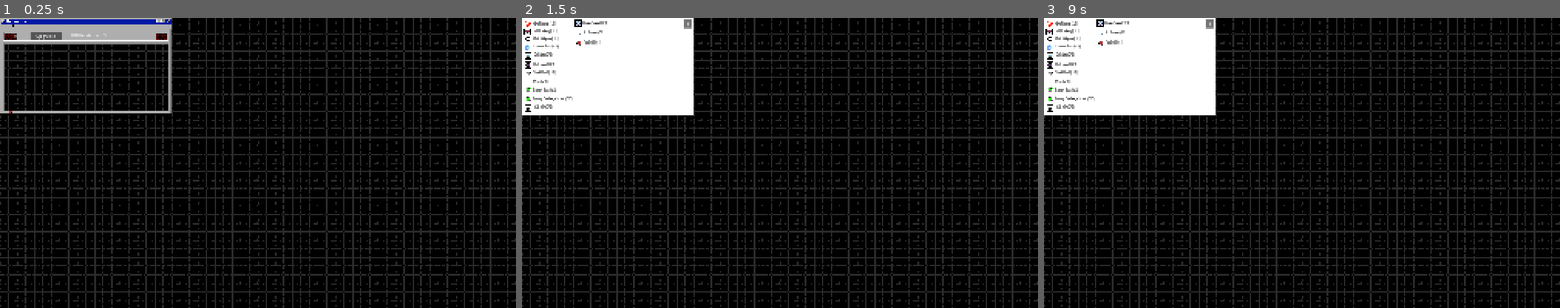
Above: before the commit, frames 1-3 (left to right).
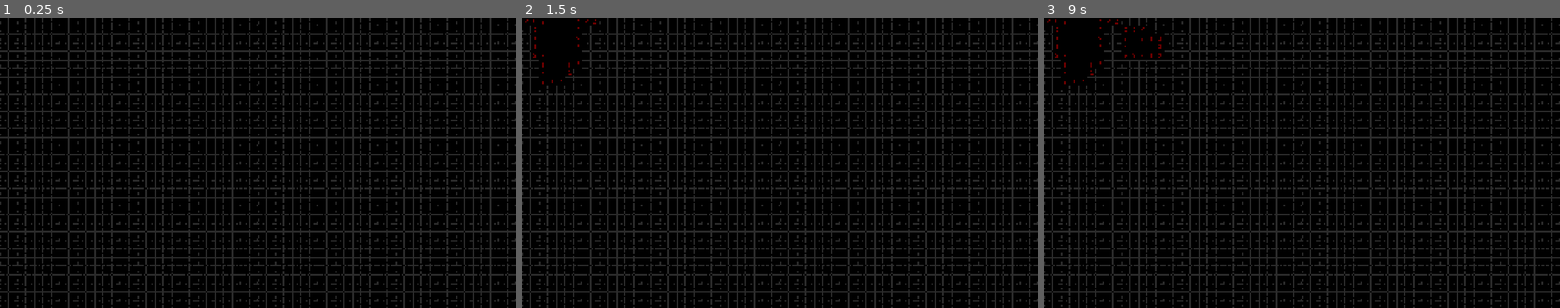
Above: after the commit, the same moments.

Repository: golopogus/overmine_testing
Game: Godot game, scene res://main_scene.tscn
Two runs of this game, one before a commit and one after it. Both use one fixed random seed, a clock stepped at 60 frames per second and the inputs below.
Inputs (mouse positions are in pixels of both pictures, inside the frame that each line leads up to):
- Up to frame 1 (0.25 s): no input
- Up to frame 2 (1.5 s): click (568, 35) at 0.5 s, where only the run before the commit has a clickable "Upgrades"; click (527, 23) at 1.25 s, where only the run before the commit has a clickable "Mine Radius (0/3)"
- Up to frame 3 (9 s): click (1049, 23) at 2 s, where only the run before the commit has a clickable "Mine Radius (1/3)"; click (1049, 23) at 2.75 s, where only the run before the commit has a clickable "Mine Radius (2/3)"; click (1049, 23) at 3.5 s, where only the run before the commit has a clickable "Mine Radius (3/3)"; click (1100, 23) at 4.25 s, where only the run before the commit has a clickable "Drone Speed (0/3)"; click (1100, 23) at 5 s, where only the run before the commit has a clickable "Drone Speed (1/3)"; click (1100, 23) at 5.75 s, where only the run before the commit has a clickable "Drone Speed (2/3)"; click (1100, 23) at 6.5 s, where only the run before the commit has a clickable "Drone Speed (3/3)"; click (1100, 32) at 7.25 s, where only the run before the commit has a clickable "Add Drone (0/1)"; click (1142, 35) at 8 s, where only the run before the commit has a clickable "0"; click (1131, 35) at 8.75 s, where only the run before the commit has a clickable "$"

The runs differ from the first frame. In frame 1, 3.7% of the frame differs, in the area x 0-34%, y 0-34%; in frame 2, 11%; in frame 3, 11%.

Commit message:
backing up

Diff:
--- a/overmine/drone_base.gd
+++ b/overmine/drone_base.gd
@@ -85,7 +85,6 @@
 	#var drone = drone_load.instantiate()
 	var drone = ghoul_load.instantiate()
 	add_child(drone)
-	print(drone)
 	drone.initialize_values(drone_speed,scan_size,battery_size)
 	#child = drone
 
--- a/overmine/ghoul.tscn
+++ b/overmine/ghoul.tscn
@@ -1,5 +1,6 @@
-[gd_scene load_steps=7 format=3 uid="uid://ddephkonack1u"]
+[gd_scene load_steps=8 format=3 uid="uid://ddephkonack1u"]
 
+[ext_resource type="Script" uid="uid://ci5ha2m8iva11" path="res://ghoul.gd" id="1_gbcyq"]
 [ext_resource type="Texture2D" uid="uid://dcudipe58ljx0" path="res://pics/new_pics/ghoul_flying.png" id="1_rsikc"]
 [ext_resource type="Texture2D" uid="uid://bcwth1bh8k0ms" path="res://pics/new_pics/ghoul_diving.png" id="2_gbcyq"]
 
@@ -19,6 +20,18 @@
 "transitions": PackedFloat32Array(1, 1, 1, 1, 1, 1),
 "update": 1,
 "values": [0, 1, 2, 3, 4, 5]
+}
+tracks/1/type = "value"
+tracks/1/imported = false
+tracks/1/enabled = true
+tracks/1/path = NodePath("flying:scale")
+tracks/1/interp = 1
+tracks/1/loop_wrap = true
+tracks/1/keys = {
+"times": PackedFloat32Array(0, 0.3),
+"transitions": PackedFloat32Array(1, 1),
+"update": 0,
+"values": [Vector2(2, 2), Vector2(2, 2)]
 }
 
 [sub_resource type="Animation" id="Animation_xmcmf"]
@@ -47,6 +60,18 @@
 "update": 1,
 "values": [0]
 }
+tracks/2/type = "value"
+tracks/2/imported = false
+tracks/2/enabled = true
+tracks/2/path = NodePath("flying:scale")
+tracks/2/interp = 1
+tracks/2/loop_wrap = true
+tracks/2/keys = {
+"times": PackedFloat32Array(0),
+"transitions": PackedFloat32Array(1),
+"update": 0,
+"values": [Vector2(2, 2)]
+}
 
 [sub_resource type="Animation" id="Animation_ntdwj"]
 resource_name = "diving"
@@ -73,9 +98,9 @@
 }
 
 [node name="ghoul" type="Node2D"]
+script = ExtResource("1_gbcyq")
 
 [node name="flying" type="Sprite2D" parent="."]
-visible = false
 scale = Vector2(2, 2)
 texture = ExtResource("1_rsikc")
 hframes = 6
--- a/overmine/main_scene.gd
+++ b/overmine/main_scene.gd
@@ -531,8 +531,8 @@
 				round_points += 1 * score_mulitplier
 				update_points()
 
-			if tile_dict[pos]['marked'] == true:
-				get_node(node_path).get_child(0).queue_free()
+			#if tile_dict[pos]['marked'] == true:
+				#get_node(node_path).get_child(0).queue_free()
 
 
 		# reveal if tile complete
--- a/overmine/main_scene.tscn
+++ b/overmine/main_scene.tscn
@@ -30,22 +30,22 @@
 [ext_resource type="Texture2D" uid="uid://blsbo0do32j4h" path="res://pics/new_pics/tile_1.png" id="14_gfmxp"]
 [ext_resource type="Texture2D" uid="uid://duxwumlbxtkhy" path="res://pics/warningSix.png" id="14_kv3aw"]
 [ext_resource type="Texture2D" uid="uid://23o4t2xfiv30" path="res://pics/new_pics/mark.png" id="14_q1yuq"]
-[ext_resource type="Texture2D" uid="uid://hkxeu56rviej" path="res://pics/new_pics/1.png" id="14_yj5sn"]
 [ext_resource type="Texture2D" uid="uid://cc48xqo6dcqqm" path="res://pics/new_pics/tile_2.png" id="15_1n88h"]
 [ext_resource type="Texture2D" uid="uid://cbsl0phdd4n5l" path="res://pics/new_pics/mark2.png" id="15_38t8r"]
-[ext_resource type="Texture2D" uid="uid://c35u0rrlcuon6" path="res://pics/new_pics/2.png" id="15_jtbqm"]
 [ext_resource type="Texture2D" uid="uid://vp0ti1w47ymj" path="res://pics/warningSeven.png" id="15_o7u2a"]
-[ext_resource type="Texture2D" uid="uid://duwrj4m4awbm6" path="res://pics/new_pics/3.png" id="16_ek5vw"]
 [ext_resource type="Texture2D" uid="uid://c5xvtrm81utmf" path="res://pics/warningEight.png" id="16_ijoax"]
 [ext_resource type="Texture2D" uid="uid://mmtsfsvrt6e0" path="res://pics/new_pics/mark3.png" id="16_jef5d"]
 [ext_resource type="Texture2D" uid="uid://mo1s5lbrxon3" path="res://pics/new_pics/tile_3.png" id="16_opjno"]
-[ext_resource type="Texture2D" uid="uid://4pb14n6b1o65" path="res://pics/new_pics/4.png" id="17_jip8q"]
-[ext_resource type="Texture2D" uid="uid://cfly8ka71a246" path="res://pics/new_pics/5.png" id="18_euc68"]
-[ext_resource type="Texture2D" uid="uid://b5nsaddkkbklg" path="res://pics/new_pics/6.png" id="19_38t8r"]
-[ext_resource type="Texture2D" uid="uid://bknc0bwpwdh0y" path="res://pics/new_pics/7.png" id="20_jef5d"]
-[ext_resource type="Texture2D" uid="uid://dyjlfd12a2hde" path="res://pics/new_pics/8.png" id="21_q1yuq"]
+[ext_resource type="Texture2D" uid="uid://cdgd7g28w3to" path="res://pics/new_pics/cracked_1.png" id="21_q1yuq"]
+[ext_resource type="Texture2D" uid="uid://gjgqk7llq6se" path="res://pics/new_pics/cracked_2.png" id="22_uacds"]
+[ext_resource type="Texture2D" uid="uid://dnmnoaxuq6bcf" path="res://pics/new_pics/cracked_3.png" id="23_y0lqw"]
+[ext_resource type="Texture2D" uid="uid://cdnl8j2c13fq5" path="res://pics/new_pics/cracked_4.png" id="24_c5xsv"]
+[ext_resource type="Texture2D" uid="uid://3r4msnq63tyn" path="res://pics/new_pics/cracked_5.png" id="25_84x1k"]
 [ext_resource type="Texture2D" uid="uid://m1o7ouij1kp6" path="res://pics/new_pics/safe.png" id="25_jtbqm"]
+[ext_resource type="Texture2D" uid="uid://60ohmw75gha6" path="res://pics/new_pics/cracked_6.png" id="26_0hwxg"]
+[ext_resource type="Texture2D" uid="uid://1f5fihtwhqm3" path="res://pics/new_pics/cracked_7.png" id="27_si2mt"]
 [ext_resource type="Texture2D" uid="uid://b06lj4nbbrj1g" path="res://pics/new_pics/mine.png" id="28_jef5d"]
+[ext_resource type="Texture2D" uid="uid://c8uqq7svcoxlm" path="res://pics/new_pics/cracked_8.png" id="28_sp30j"]
 [ext_resource type="Texture2D" uid="uid://ds513sohl13kd" path="res://pics/new_pics/click_mine.png" id="29_q1yuq"]
 [ext_resource type="Texture2D" uid="uid://0e7ogahq7eev" path="res://pics/mine_scan.png" id="32_o4fqm"]
 [ext_resource type="Texture2D" uid="uid://3vol044mwh2x" path="res://pics/not_mine_scan.png" id="33_gfmxp"]
@@ -54,6 +54,7 @@
 script = ExtResource("1_2c62f")
 
 [node name="CanvasLayer" type="CanvasLayer" parent="."]
+visible = false
 
 [node name="sprite_holder" type="Node2D" parent="CanvasLayer"]
 visible = false
@@ -291,35 +292,35 @@
 
 [node name="1" type="Sprite2D" parent="sprites/new_sprites"]
 visible = false
-texture = ExtResource("14_yj5sn")
+texture = ExtResource("21_q1yuq")
 
 [node name="2" type="Sprite2D" parent="sprites/new_sprites"]
 visible = false
-texture = ExtResource("15_jtbqm")
+texture = ExtResource("22_uacds")
 
 [node name="3" type="Sprite2D" parent="sprites/new_sprites"]
 visible = false
-texture = ExtResource("16_ek5vw")
+texture = ExtResource("23_y0lqw")
 
 [node name="4" type="Sprite2D" parent="sprites/new_sprites"]
 visible = false
-texture = ExtResource("17_jip8q")
+texture = ExtResource("24_c5xsv")
 
 [node name="5" type="Sprite2D" parent="sprites/new_sprites"]
 visible = false
-texture = ExtResource("18_euc68")
+texture = ExtResource("25_84x1k")
 
 [node name="6" type="Sprite2D" parent="sprites/new_sprites"]
 visible = false
-texture = ExtResource("19_38t8r")
+texture = ExtResource("26_0hwxg")
 
 [node name="7" type="Sprite2D" parent="sprites/new_sprites"]
 visible = false
-texture = ExtResource("20_jef5d")
+texture = ExtResource("27_si2mt")
 
 [node name="8" type="Sprite2D" parent="sprites/new_sprites"]
 visible = false
-texture = ExtResource("21_q1yuq")
+texture = ExtResource("28_sp30j")
 
 [node name="click_mine" type="Sprite2D" parent="sprites/new_sprites"]
 visible = false
--- a/overmine/project.godot
+++ b/overmine/project.godot
@@ -28,6 +28,7 @@
 
 window/size/viewport_width=1920
 window/size/viewport_height=1080
+window/size/mode=4
 window/stretch/mode="canvas_items"
 
 [input]
Binary file changed: overmine/pics/new_pics/mine.png
